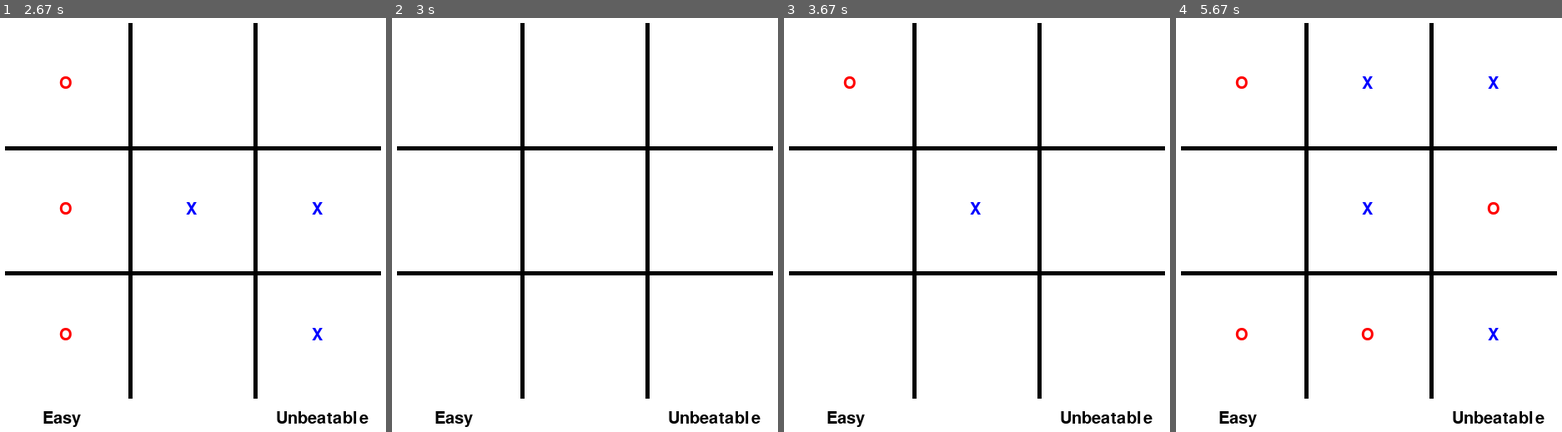
Above: before the commit, frames 1-4 (left to right).
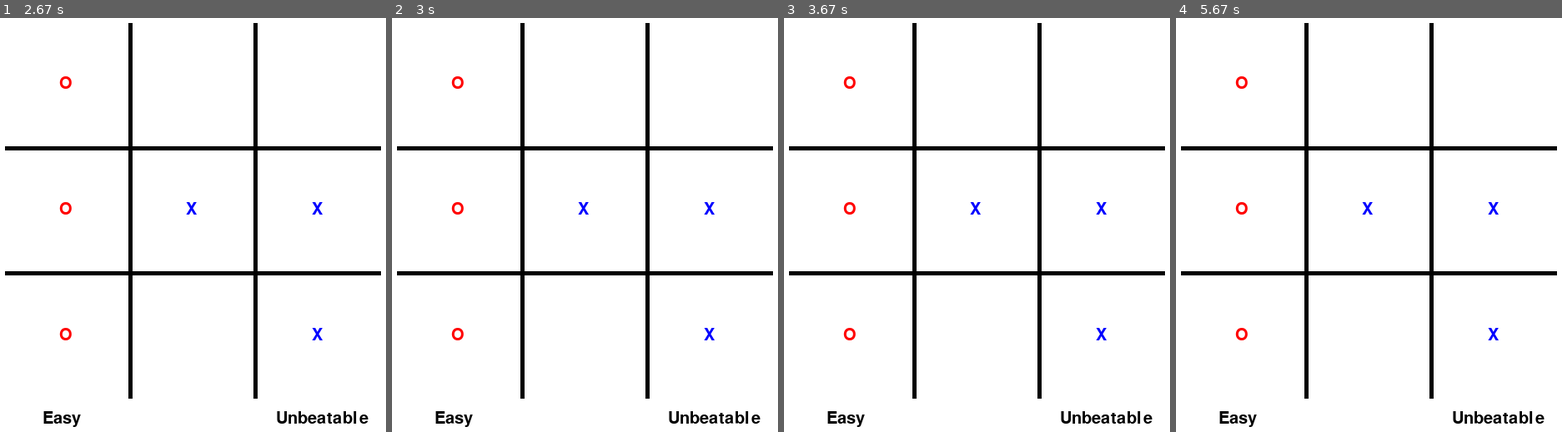
Above: after the commit, the same moments.

Repository: sairaja9/Tic-Tac-Toe-AI
Game: pygame game, started from OtherTicTacToe.py
Two runs of this game, one before a commit and one after it. Both use one fixed random seed, a clock stepped at 60 frames per second and the inputs below.
Inputs (mouse positions are in pixels of both pictures, inside the frame that each line leads up to):
- Up to frame 1 (2.67 s): press the mouse at (320, 419) at 0.37 s; move the mouse to (266, 345) at 0.47 s; release the mouse at (216, 270) at 0.6 s; press the mouse at (65, 208) at 0.7 s; move the mouse to (208, 270) at 0.8 s; release the mouse at (351, 332) at 0.93 s; move the mouse to (378, 179) at 1.17 s; click (378, 179) at 1.42 s; click (320, 419) at 2.62 s
- Up to frame 2 (3 s): no input
- Up to frame 3 (3.67 s): press the mouse at (1100, 336) at 3.03 s; move the mouse to (1011, 241) at 3.13 s; release the mouse at (926, 150) at 3.27 s
- Up to frame 4 (5.67 s): press the mouse at (1496, 419) at 3.83 s; move the mouse to (1519, 394) at 3.93 s; release the mouse at (1538, 369) at 4.07 s; press the mouse at (1237, 419) at 4.53 s; move the mouse to (1330, 262) at 4.63 s; release the mouse at (1419, 109) at 4.77 s; press the mouse at (1492, 336) at 5.17 s; move the mouse to (1469, 216) at 5.27 s; release the mouse at (1446, 100) at 5.4 s

Frame 1 is identical in both runs. In frame 2, 0.3% of the frame differs, in the area x 15-84%, y 14-78%; in frame 3, 0.2%; in frame 4, 0.3%.

Commit message:
latest v2 with closing

Diff:
--- a/OtherTicTacToe.py
+++ b/OtherTicTacToe.py
@@ -225,7 +225,11 @@
     drawBoard(board, msg)
     pygame.display.update()
 
-    while True:
+    running = True
+    while running:
+        for event in pygame.event.get():
+            if event.type == pygame.QUIT:
+                running = False
         coords = None
         for event in pygame.event.get():
             if event.type == MOUSEBUTTONUP:
